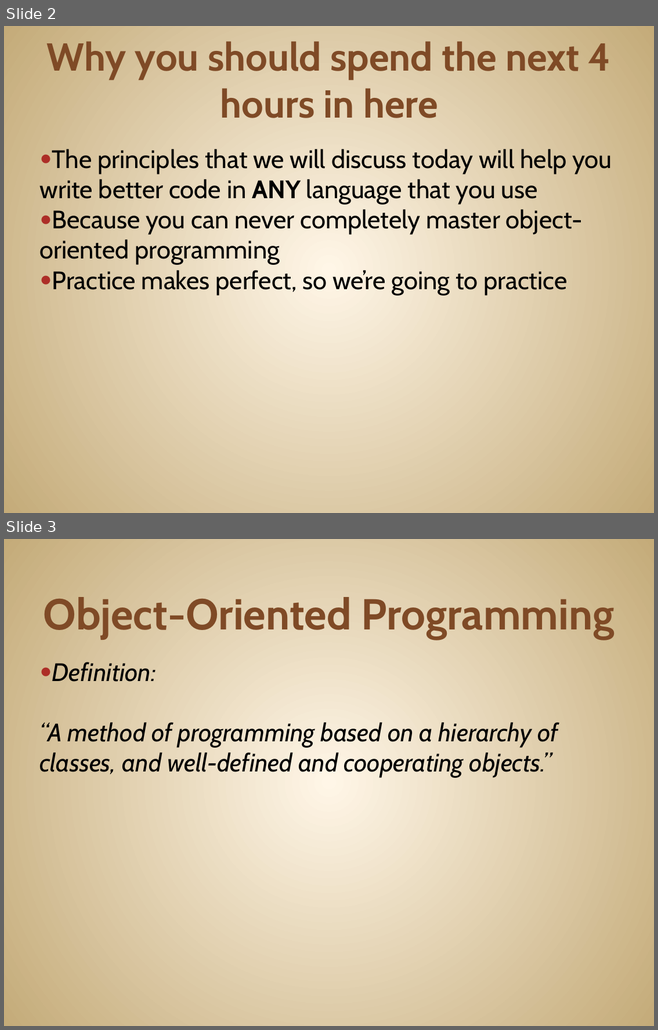
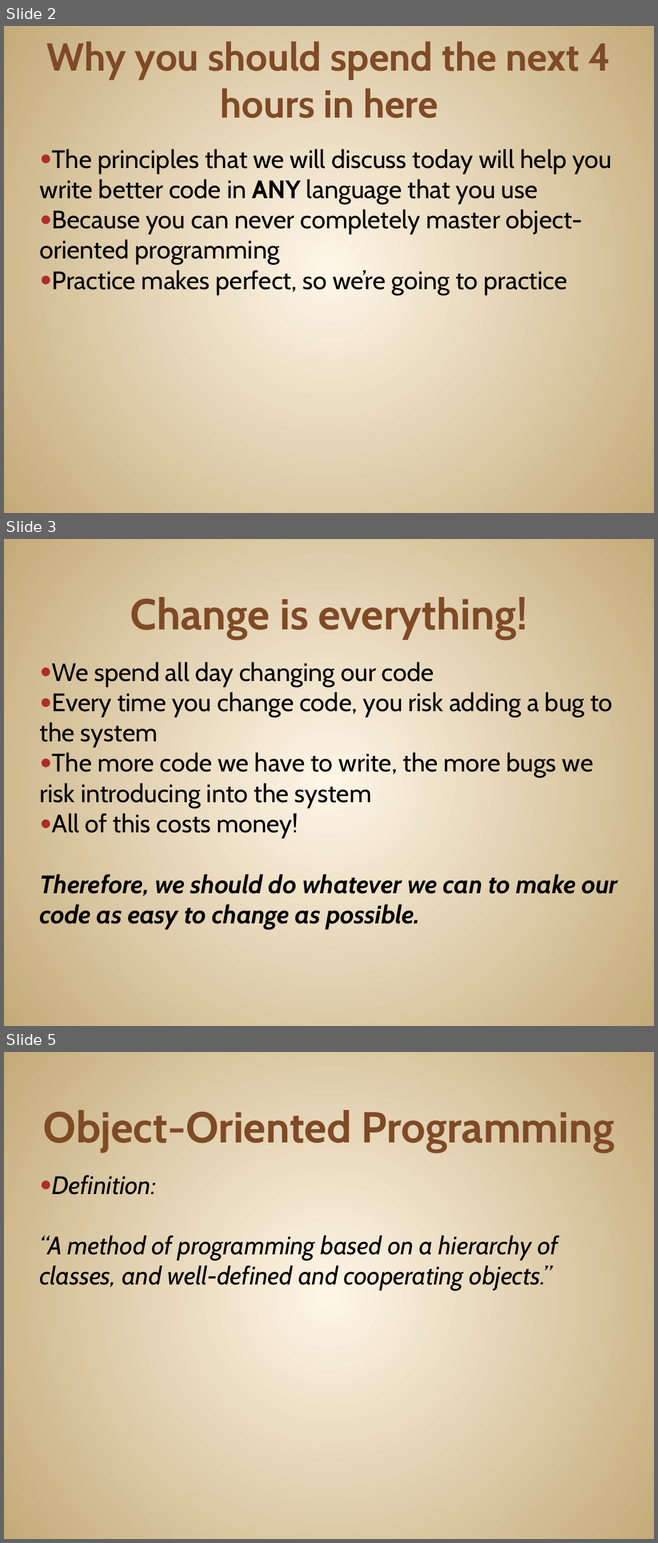
Before and after one commit to JonKruger/oop-solid-sample, a slide deck: slides/OOP-SOLID-CodeMash.pptx. Shown one above the other, each under a label of ours: slides 2 and 3 before the commit, slides 2, 3 and 5 after it; the slides between them are not shown. The pictures are 658x1030 and 658x1543 pixels, drawn with LibreOffice and Linux fonts; fonts in the diff are those of the drawing. Boxes give left, top, right and bottom in pixels: in the first picture for what was removed or moved away, otherwise in the second. Text is boxed around its words. In the diff, an @@ line names an element or a change of style, - is before the commit and + after.

```diff
--- a/slides/OOP-SOLID-CodeMash.pptx
+++ b/slides/OOP-SOLID-CodeMash.pptx
@@ slide 3 added at (x1=4, y1=539, x2=654, y2=1026), background gradient #FFF7E8 to #C4AA7A @@
@@ title added at (x1=130, y1=597, x2=527, y2=639), 48 pt, text #804B26, bold @@
+Change is everything!
@@ text added at (x1=40, y1=662, x2=617, y2=929), 28 pt, text #000000 @@
+● We spend all day changing our code
+● Every time you change code, you risk adding a bug to the system
+● The more code we have to write, the more bugs we risk introducing into the system
+● All of this costs money!
+Therefore, we should do whatever we can to make our code as easy to change as possible.
@@ what was slide 3 is now slide 5 @@
```
Also in this commit, not shown: 2 slides changed, 9 other slides added.
